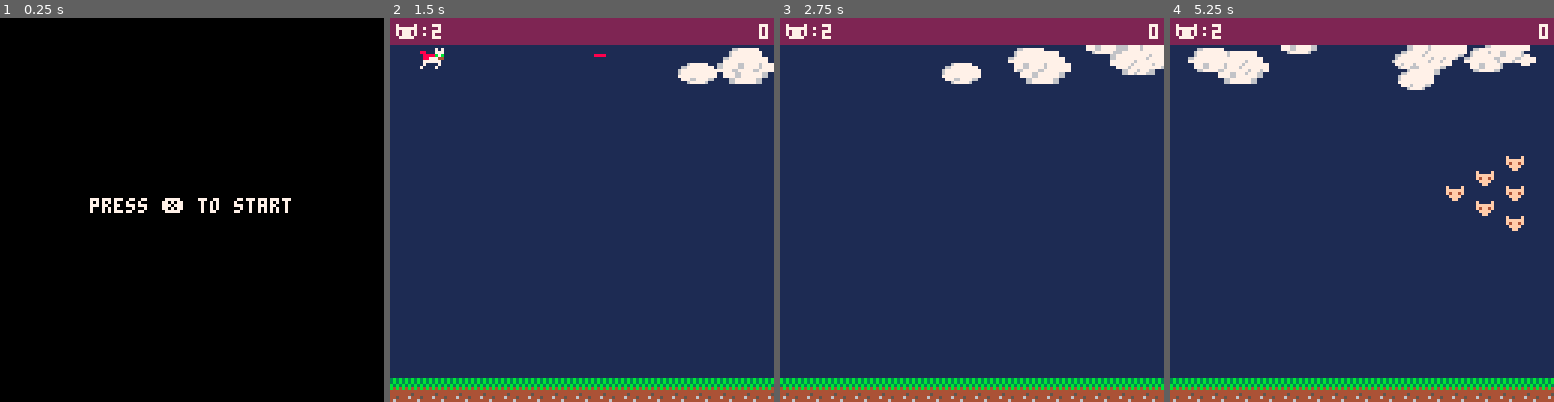
Above: before the commit, frames 1-4 (left to right).
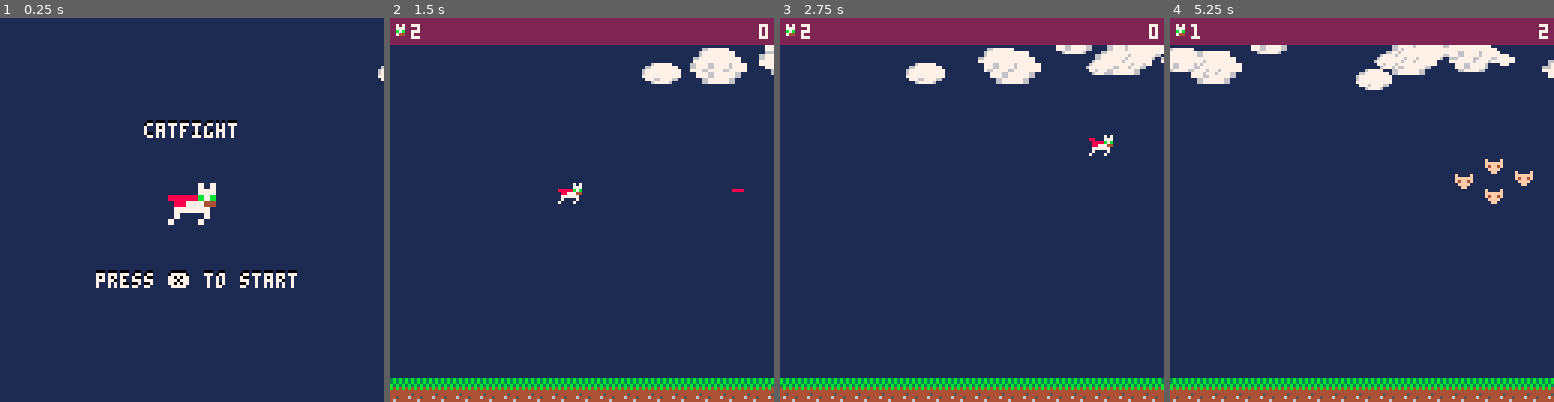
Above: after the commit, the same moments.

Repository: zothynine/picoheads
Game: PICO-8 cartridge catfight.p8
Two runs of this game, one before a commit and one after it. Both use one fixed random seed, a clock stepped at 60 frames per second and the inputs below.
Inputs:
- Up to frame 1 (0.25 s): no input
- Up to frame 2 (1.5 s): tap X (X key) at 0.33, 1.07 s
- Up to frame 3 (2.75 s): hold Right 1.6-2.1 s; tap X (X key) at 1.85 s; hold Up 2.15-2.42 s; hold Right from 2.47 s (still down)
- Up to frame 4 (5.25 s): tap X (X key) at 2.97, 4.08, 5.2 s; release Right at 3.03 s; hold Left 3.08-3.58 s; hold Down 3.63-3.97 s; hold Right 4.02-4.68 s; hold Up 4.73-5.03 s; hold Left from 5.08 s (still down)

The runs differ from the first frame. In frame 1, 99% of the frame differs, in the area x 0-100%, y 0-100%; in frame 2, 2.6%; in frame 3, 3.9%; in frame 4, 5.6%.

Commit message:
Episode 11

Diff:
--- a/catfight.p8
+++ b/catfight.p8
@@ -31,8 +31,10 @@
 	}
 
 	ascii={
-		x=10,
-		y=10,
+		x=56,
+		y=55,
+		ghost_x=60,
+		ghost_y=100,
 		w=8,
 		h=7,
 		shots={},
@@ -103,6 +105,8 @@
 --start
 
 function update_start()
+	update_clouds()
+	update_cape()
 	if btn(5) then
 		_update60=update_game
 		_draw=draw_game
@@ -111,7 +115,15 @@
 
 function draw_start()
 	cls()
-	print("press ❎ to start",30,60,7)
+	rectfill(0,0,127,127,1)
+	foreach(clouds,draw_cloud)
+	print_center("catfight",34,0)
+	print_center("catfight",35,7)
+	draw_ascii(2)
+	print_center("press ❎ to start",84,0)
+	print_center("press ❎ to start",85,7)
+	--print("press ❎ to start",30,69,0)
+	--print("press ❎ to start",30,70,7)
 end
 -->8
 --game
@@ -303,9 +315,8 @@
 end
 
 function update_clouds()
-	if ⧗.next_cloud==0
-		and #clouds < 25 then
-		create_cloud()
+	if ⧗.next_cloud==0 then
+		if (#clouds < 25) create_cloud()
 		⧗.next_cloud=flr(10+rnd(15))
 	end
 
@@ -376,15 +387,30 @@
 
 function draw_infobar()
 	rectfill(0,0,128,ui_h,2)
-	print("🐱:"..ascii.lives,2,2,7)
+	sspr(13,0,3,4,2,2)
+	-- print("🐱:"..ascii.lives,2,2,7)
+	print(ascii.lives,7,2,7)
 	print_right(score,2,7,1)
 end
 
-function draw_ascii()
+function draw_ascii(_scale,_ghost)
+	local _scale = _scale or 1
+	local _ghost = _ghost or false
 	pal(ascii.cape[1],8)
 	palt(ascii.cape[2],true)
 	palt(ascii.cape[3],true)
-	spr(1,ascii.x,ascii.y)
+	sspr(8,0,8,7,ascii.x,ascii.y,8*_scale,7*_scale)
+	if _ghost then
+		pal(7,6)
+		pal(9,6)
+		pal(7,6)
+		pal(8,6)
+		pal(4,6)
+		pal(11,6)
+		palt(10,true)
+		palt(13,true)
+		sspr(8,0,8,7,ascii.ghost_x,ascii.ghost_y,8*_scale,7*_scale)
+	end
 	pal()
 	palt()
 end
@@ -419,6 +445,20 @@
 --game over
 
 function update_gover()
+	update_clouds()
+	ascii.x=60
+	ascii.y=100
+	ascii.ghost_y-=0.6
+
+	--todo: fertig denken!
+	-- loesung = variable fuer die speed
+	ascii.ghost_x-=0.5
+	if ascii.ghost_x <= 58 then
+		ascii.ghost_x+=0.5
+	elseif ascii.ghost_x > 62 then
+		ascii.ghost_x-=0.5
+	end
+
 	if btn(5) then
 		_init()
 		_update60=update_game
@@ -428,9 +468,18 @@
 
 function draw_gover()
 	cls()
+	rectfill(0,0,127,127,1)
+	pal(7,5)
+	pal(6,1)
+	foreach(clouds,draw_cloud)
+	pal()
 	local _score_txt="your score is "..score
-	print_center("press ❎ to try again",60,7)
-	print_center("your score is "..score,48,7)
+	print_center("press ❎ to try again",55,0)
+	print_center("press ❎ to try again",56,7)
+	print_center("your score is "..score,42,0)
+	print_center("your score is "..score,43,7)
+	if (ascii.ghost_y >= -7) draw_ascii(2,true)
+	print(ascii.ghost_x,5,5,8)
 end
 __gfx__
 0000000000000707900009f0000f0000000000000000000000000000000000000000000000000000000000000000000000000000000000000000000000000000
